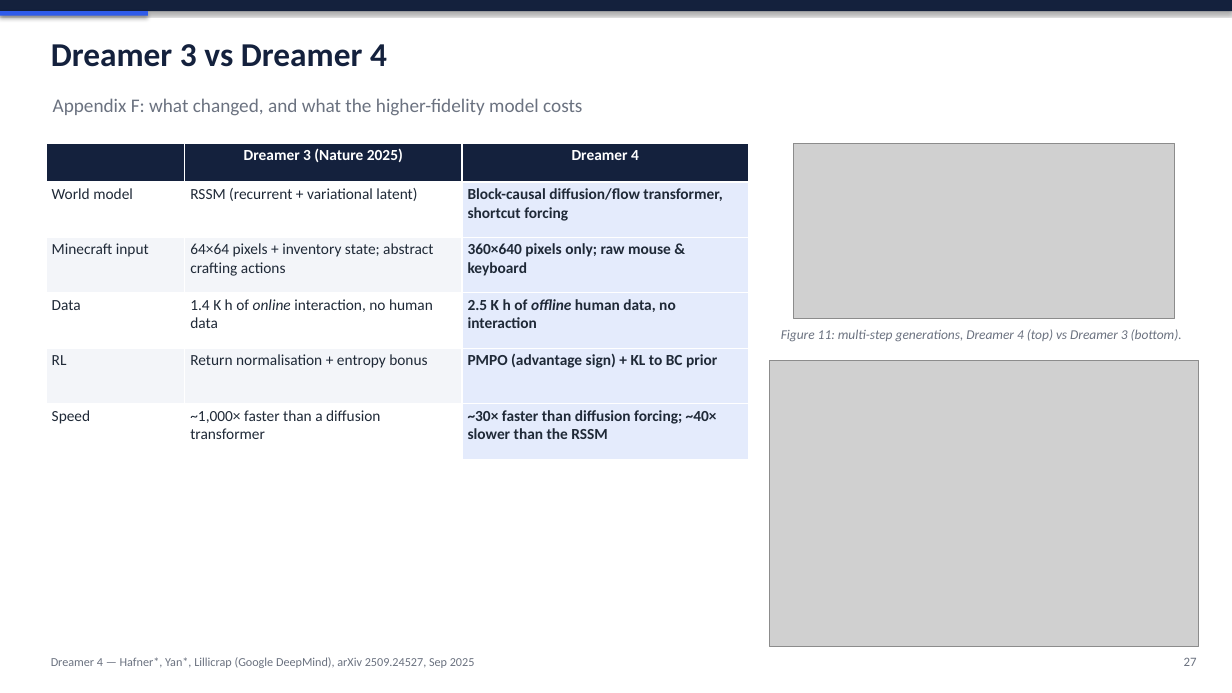
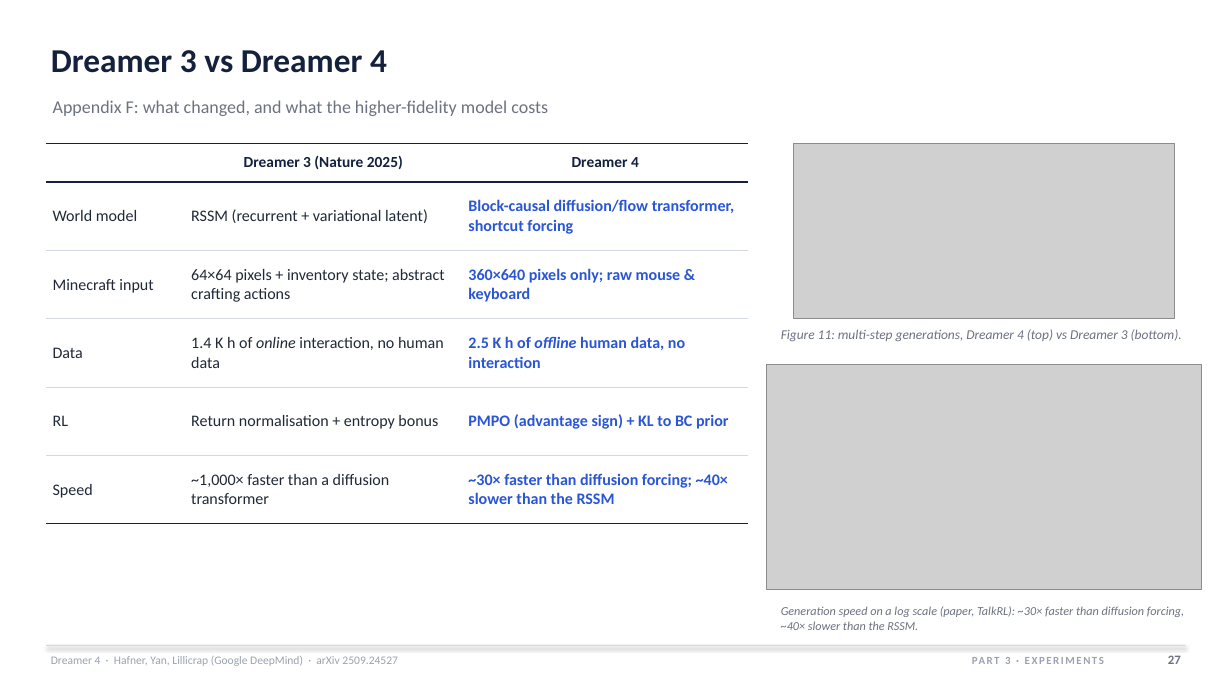
Before and after one commit to HarmannBitte/Dreamer-4, a slide deck: slide 27 of presentation/Dreamer4_Deep_Dive.pptx. Drawn at 1232x693 pixels with LibreOffice and Linux fonts; fonts in the diff are those of the drawing; grey boxes stand for pictures. Boxes give left, top, right and bottom in pixels: in the first picture for what was removed or moved away, otherwise in the second. Text is boxed around its words. In the diff, an @@ line names an element or a change of style, - is before the commit and + after.

```diff
--- a/presentation/Dreamer4_Deep_Dive.pptx
+++ b/presentation/Dreamer4_Deep_Dive.pptx
@@ rectangle removed at (x1=0, y1=0, x2=1232, y2=11) @@
@@ rectangle removed at (x1=0, y1=11, x2=148, y2=16) @@
@@ text "Dreamer 3 vs Dreamer 4" moved from (x1=51, y1=44, x2=387, y2=67) to (x1=51, y1=50, x2=387, y2=73) @@
@@ text "Appendix F: what changed, and ..." at (x1=53, y1=100, x2=548, y2=116): size 15 to 14 pt @@
@@ table at (x1=46, y1=143, x2=749, y2=524) @@
@@ fill #14213D to none in row 1 @@
@@ fill #FFFFFF to none in 6 cells @@
@@ fill #E4EBFC to none in 5 cells @@
@@ fill #F3F5F9 to none in 4 cells @@
@@ text colour #FFFFFF to #14213D in "Dreamer 3 (Nature 2025)", "Dreamer 4" @@
@@ size 12 to 12.5 pt @@
@@ text colour #1F2937 to #2A56D6 in "Block-causal diffusion/flow transformer, shortcut forcing", "360×640 pixels only; raw mouse & keyboard", "2.5 K h of offline human data, ...", "PMPO (advantage sign) + KL to BC ..." and 1 more places @@
@@ borders changed @@
@@ picture resized from (x1=769, y1=360, x2=1199, y2=647) to (x1=767, y1=365, x2=1202, y2=590) @@
@@ text added at (x1=781, y1=606, x2=1184, y2=630), 9.5 pt, text #6B7280, italic @@
+Generation speed on a log scale (paper, TalkRL): ~30× faster than diffusion forcing, ~40× slower than the RSSM.
@@ rectangle added at (x1=46, y1=645, x2=1186, y2=646), fill #D3D8E2 @@
@@ text at (x1=51, y1=656, x2=398, y2=666): text changed; size 9.5 to 9 pt; text colour #6B7280 to #9AA3B2 @@
-Dreamer 4 — Hafner*, Yan*, Lillicrap (Google DeepMind), arXiv 2509.24527, Sep 2025
+Dreamer 4 · Hafner, Yan, Lillicrap (Google DeepMind) · arXiv 2509.24527
@@ text added at (x1=1005, y1=657, x2=1011, y2=664), 8.5 pt, text #9AA3B2, bold @@
+PART 3 · EXPERIMENTS
@@ text "27" at (x1=1168, y1=655, x2=1181, y2=664): bold on @@
```
Also in this commit, not shown: 38 other slides changed, 6 other files.
